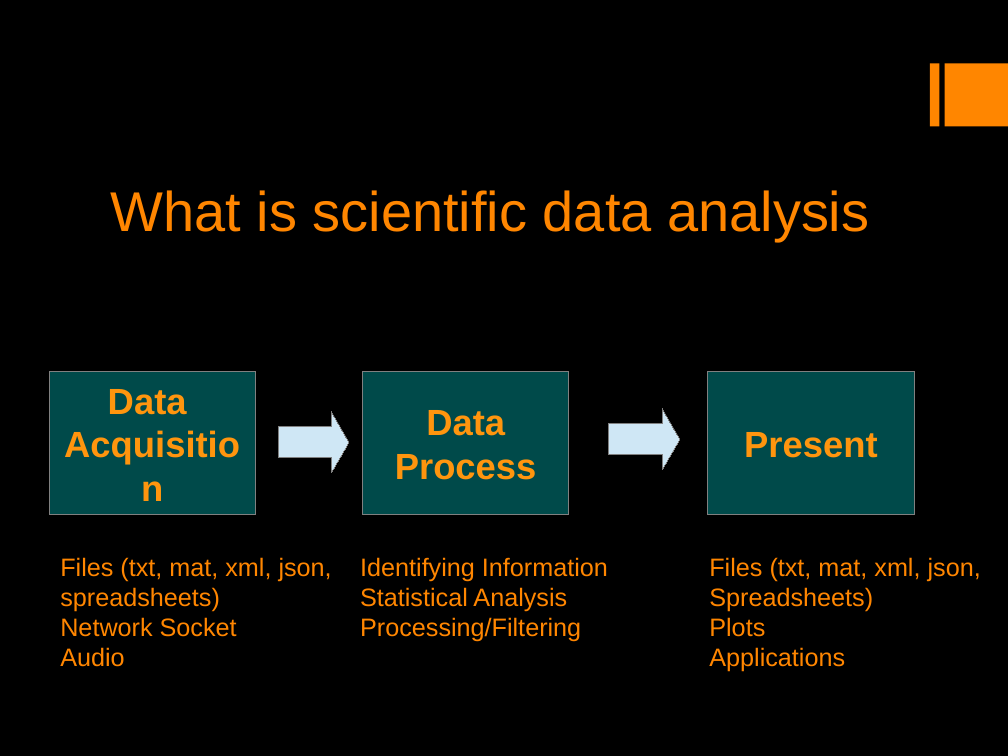
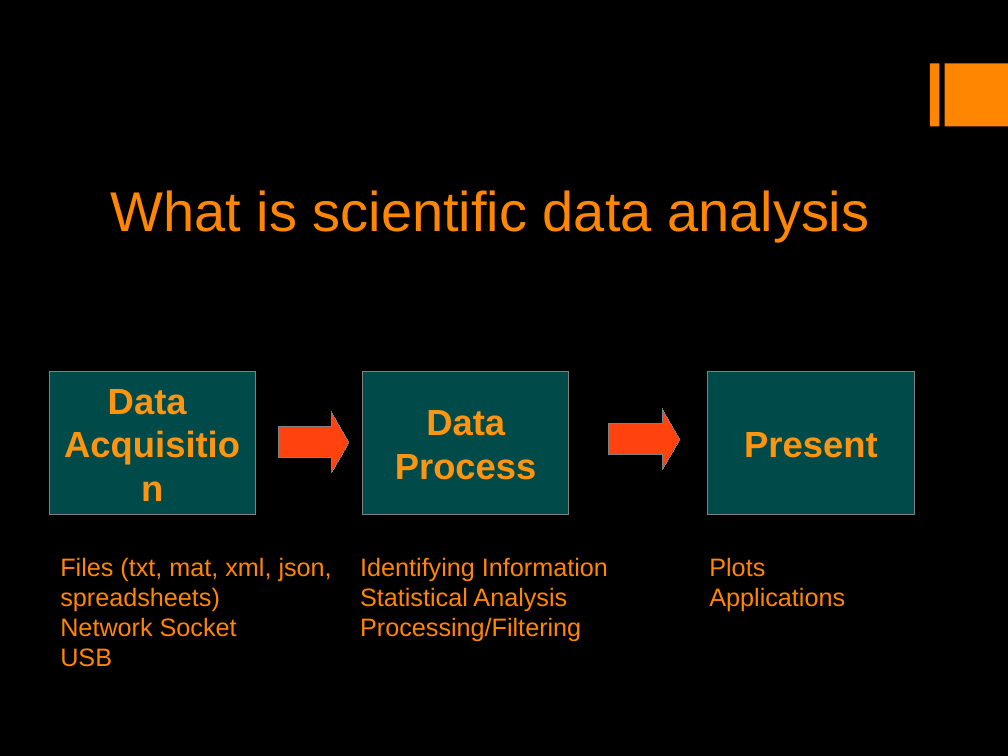
Before and after one commit to mfarhan12/intro_to_scientific_computing, a slide deck: slide 5 of Introduction to Scientific Computing in Python.odp. Drawn at 1008x756 pixels with LibreOffice and Linux fonts; fonts in the diff are those of the drawing. Boxes give left, top, right and bottom in pixels: in the first picture for what was removed or moved away, otherwise in the second. Text is boxed around its words. In the diff, an @@ line names an element or a change of style, - is before the commit and + after.

```diff
--- a/Introduction to Scientific Computing in Python.odp
+++ b/Introduction to Scientific Computing in Python.odp
@@ right arrow at <box>278,411,349,473</box>: fill #CFE7F5 to #FF420E @@
@@ right arrow at <box>609,408,679,470</box>: fill #CFE7F5 to #FF420E @@
@@ text at <box>709,557,981,612</box>: paragraphs removed @@
-Files (txt, mat, xml, json,
-Spreadsheets)
@@ text at <box>60,648,112,667</box>: text changed @@
-Audio
+USB
```
Also in this commit, not shown: 4 other slides changed, 7 slides added, 1 slide removed, 7 other files.
